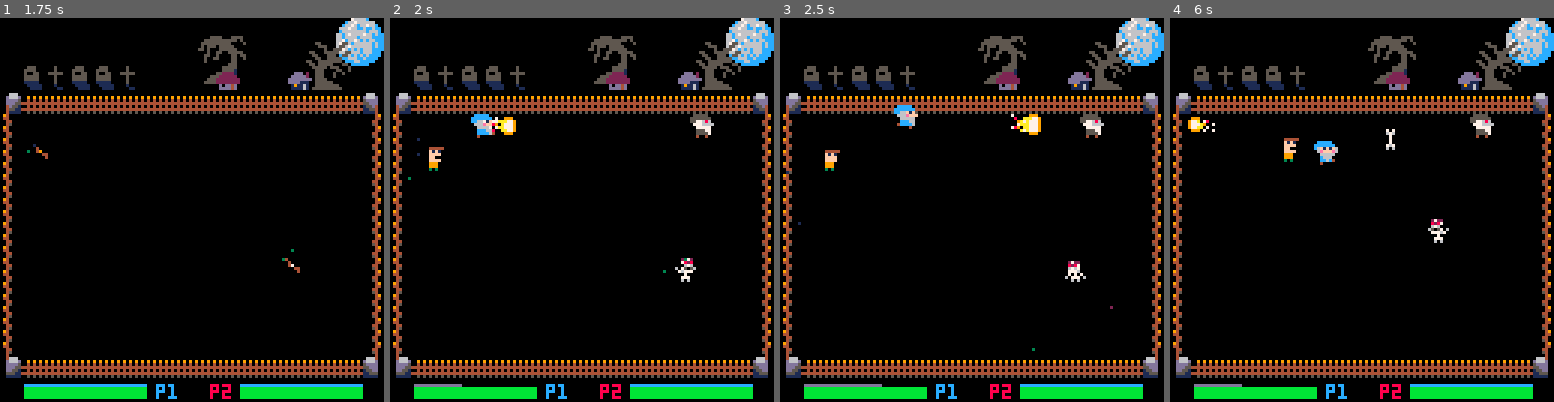
Above: before the commit, frames 1-4 (left to right).
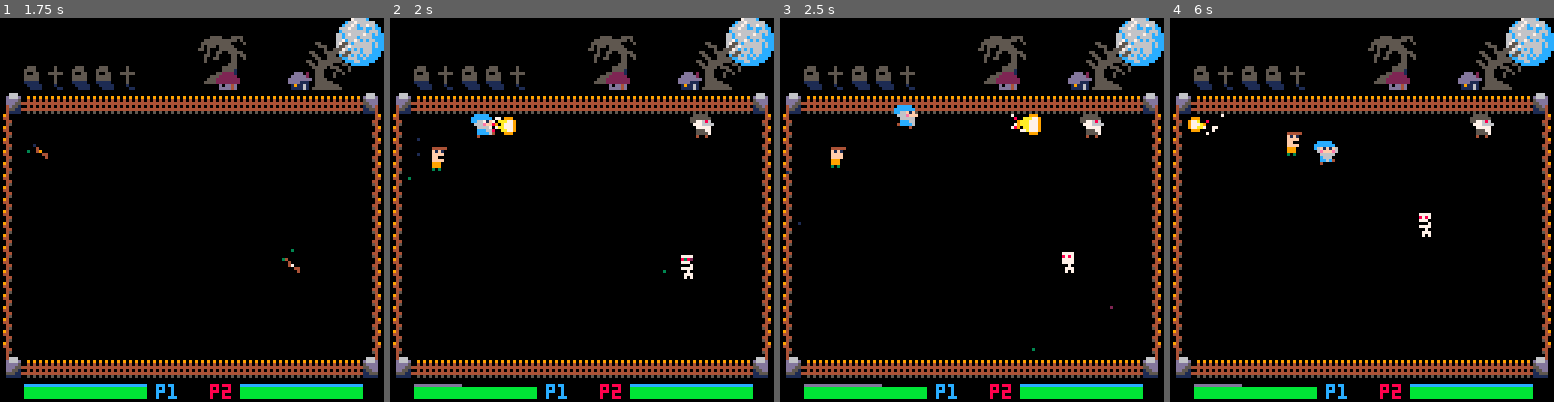
Above: after the commit, the same moments.

Repository: ravertass/wizardkingz
Game: PICO-8 cartridge wizardz.p8
Same seed, same stepped clock (60 frames per second), same inputs: the game is played once before the commit and once after it.
Inputs:
- Up to frame 1 (1.75 s): tap X (X key) at 0.33, 1.07 s; tap O (Z key) at 0.7, 1.7 s; hold Right from 1.6 s (still down)
- Up to frame 2 (2 s): keep holding Right; tap X (X key) at 1.85 s
- Up to frame 3 (2.5 s): release Right at 2.1 s; tap O (Z key) at 2.1 s; hold Up 2.15-2.42 s; hold Right from 2.47 s (still down)
- Up to frame 4 (6 s): tap O (Z key) every 0.4 s from 2.5 to 5.7 s; tap X (X key) at 2.97, 4.08, 5.2 s; release Right at 3.03 s; hold Left 3.08-3.58 s; hold Down 3.63-3.97 s; hold Right 4.02-4.68 s; hold Up 4.73-5.03 s; hold Left 5.08-5.68 s; hold Down from 5.73 s (still down)

Frame 1 is identical in both runs. In frame 2, 0.3% of the frame differs, in the area x 10-80%, y 25-69%; in frame 3, 0.5%; in frame 4, 0.7%, in the area x 8-73%, y 25-59%.

Commit message:
Add ranged enemy spawn logic

Diff:
--- a/wizardz.p8
+++ b/wizardz.p8
@@ -84,7 +84,8 @@
 projectile_sprs = {
   fireball = {128, 129},
   lightning_ball = {132, 133, 134},
-  bone = {070, 071}
+  bone = {070, 071},
+  star = {086, 087}
 }
 
 bait_spr = {
@@ -346,7 +347,7 @@
   baits = {}
   chests = {}
 
-  add_skeltal_ranged()
+  add_skeltal()
   add_human()
 
   music(c_song_1)
@@ -747,8 +748,14 @@
   sfx(sfx_expl, 2)
   del(skeltals, s)
   del(projectiles, wpn)
-  add_human()
-  add_human()
+  for x = 1,2 do
+    spawn_action = ceil(rnd(10))
+    if spawn_action > 9 then
+      add_human_ranged()
+    else
+      add_human()
+    end
+  end
   create_expl_particles(s, wpn)
 end
 
@@ -756,8 +763,14 @@
   sfx(sfx_expl, 2)
   del(humans, h)
   del(projectiles, wpn)
-  add_skeltal()
-  add_skeltal()
+  for x = 1,2 do
+    spawn_action = ceil(rnd(10))
+    if spawn_action > 9 then
+      add_skeltal_ranged()
+    else
+      add_skeltal()
+    end
+  end
   create_expl_particles(h, wpn)
 end
 
@@ -909,7 +922,11 @@
     elseif e.attack_type == 'ranged' then
       if action <= 1 and e.last_projectile + 2 < time() then
         e.last_projectile = time()
-        add_creature_projectile(e, 'bone')
+        if e.type == 'skeltal' then
+          add_creature_projectile(e, 'bone')
+        else
+          add_creature_projectile(e, 'star')
+        end
       elseif action <= 5 then
         target = select_target(e)
         follow(target, e)
